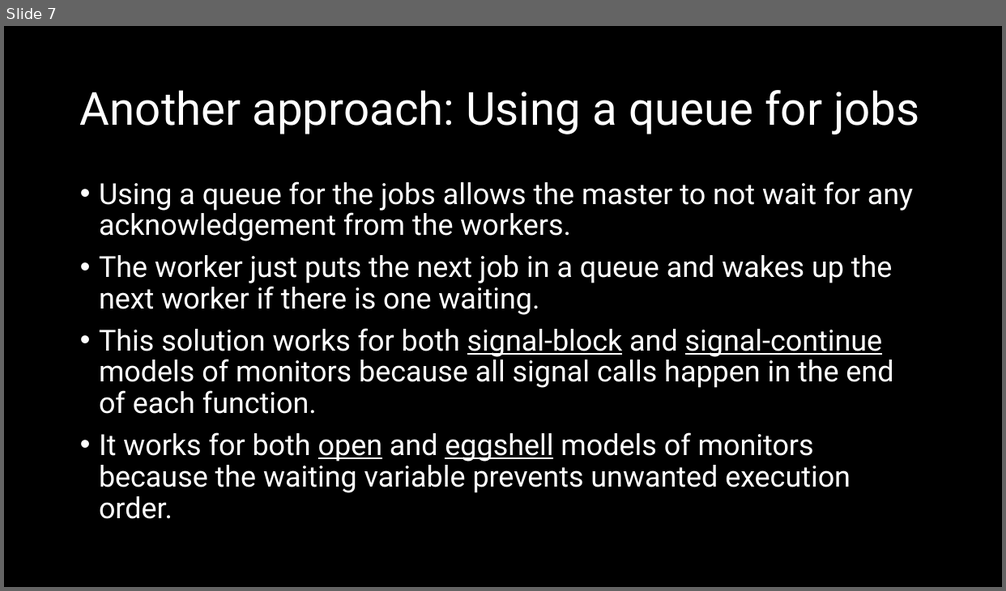
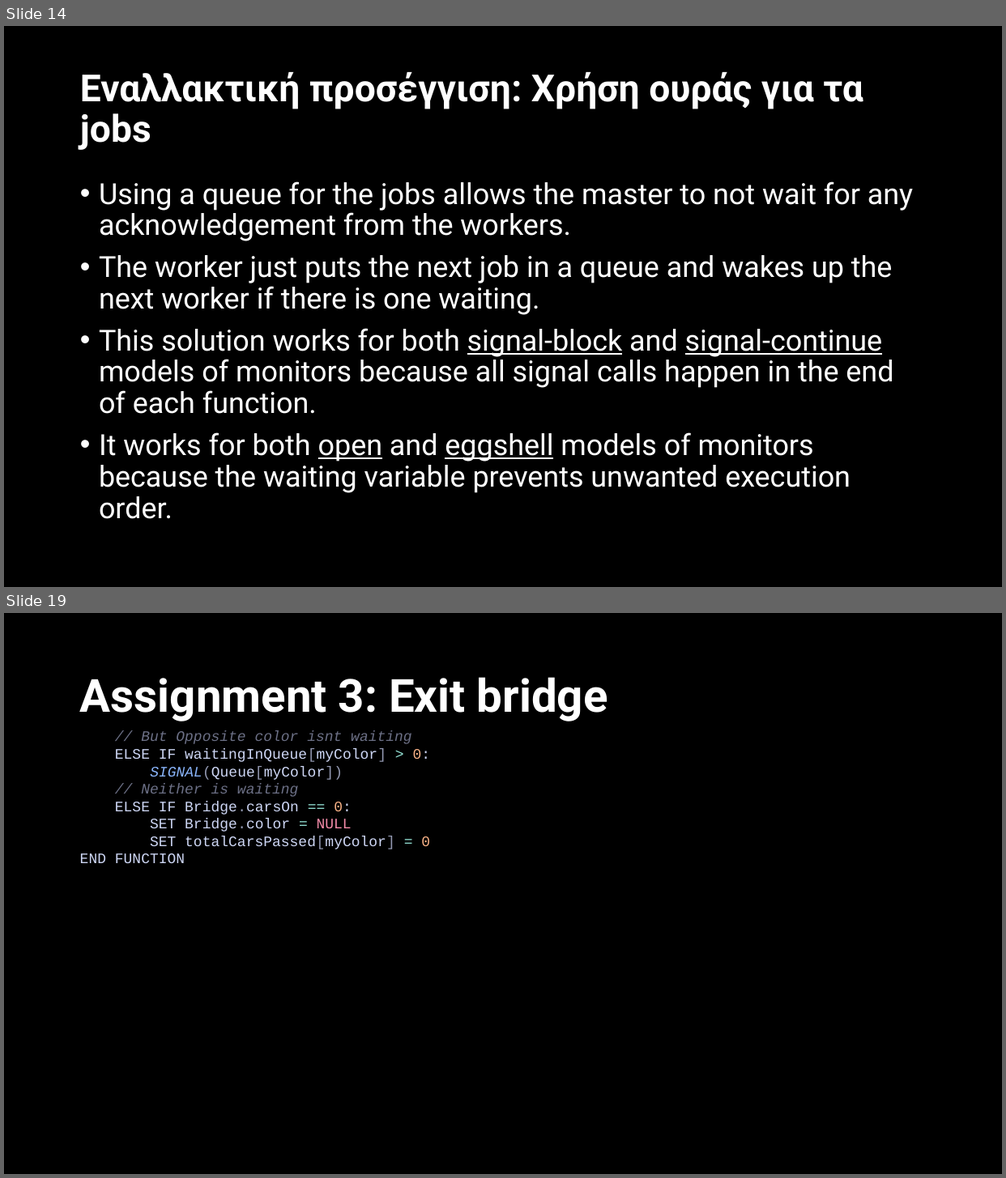
Before and after one commit to ACrispyCookie/ECE321-Concurrent-Programming, a slide deck: Project3/G9-3.pptx. Shown one above the other, each under a label of ours: slide 7 before the commit, slides 14 and 19 after it; the slides between them are not shown. The pictures are 1006x591 and 1006x1178 pixels, drawn with LibreOffice and Linux fonts; fonts in the diff are those of the drawing. Boxes give left, top, right and bottom in pixels: in the first picture for what was removed or moved away, otherwise in the second. Text is boxed around its words. In the diff, an @@ line names an element or a change of style, - is before the commit and + after.

```diff
--- a/Project3/G9-3.pptx
+++ b/Project3/G9-3.pptx
@@ slide 19 added at (x1=4, y1=613, x2=1002, y2=1174), background #000000 @@
@@ title added at (x1=80, y1=677, x2=608, y2=722), 44 pt, text #FFFFFF, bold @@
+Assignment 3: Exit bridge
@@ text added at (x1=80, y1=731, x2=431, y2=863), 14 pt, text #CDD6F4 @@
+// But Opposite color isnt waiting
+ELSE IF waitingInQueue[myColor] > 0:
+SIGNAL(Queue[myColor])
+// Neither is waiting
+ELSE IF Bridge.carsOn == 0:
+SET Bridge.color = NULL
+SET totalCarsPassed[myColor] = 0
+END FUNCTION
@@ what was slide 7 is now slide 14 @@
@@ slide 14 changed as well @@
@@ title at (x1=80, y1=72, x2=863, y2=150): text changed; size 44 to 36 pt; bold on @@
-Another approach: Using a queue for jobs
+Εναλλακτική προσέγγιση: Χρήση ουράς για τα jobs
```
Also in this commit, not shown: 4 other slides changed, 34 other slides added, 25 other files.
